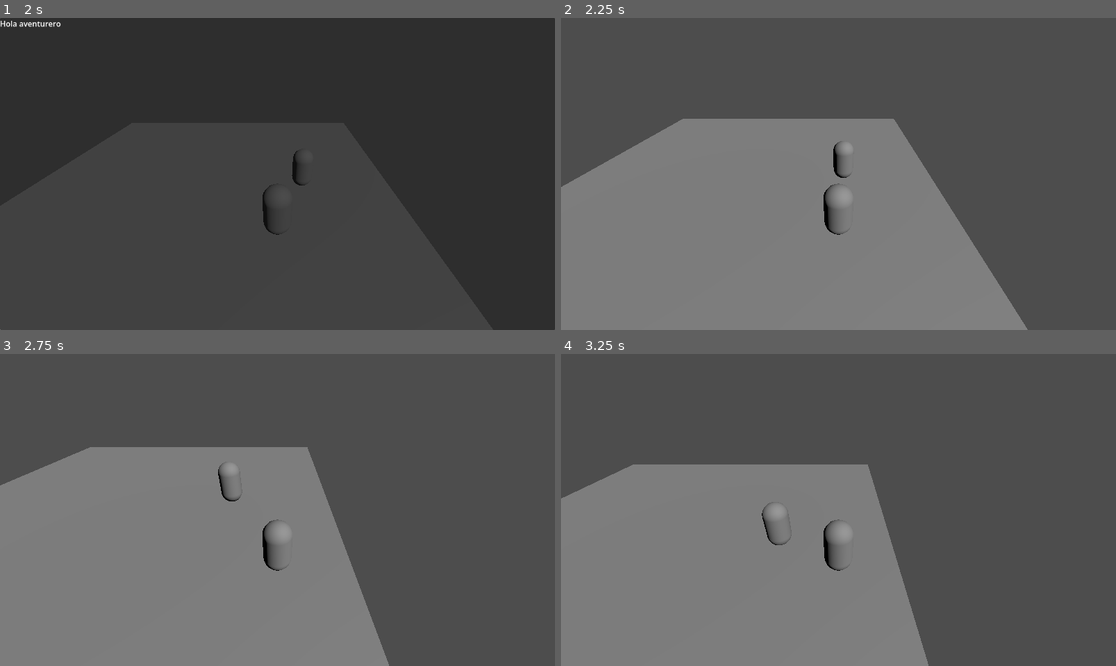
Above: before the commit, frames 1-4 (two rows, left to right).
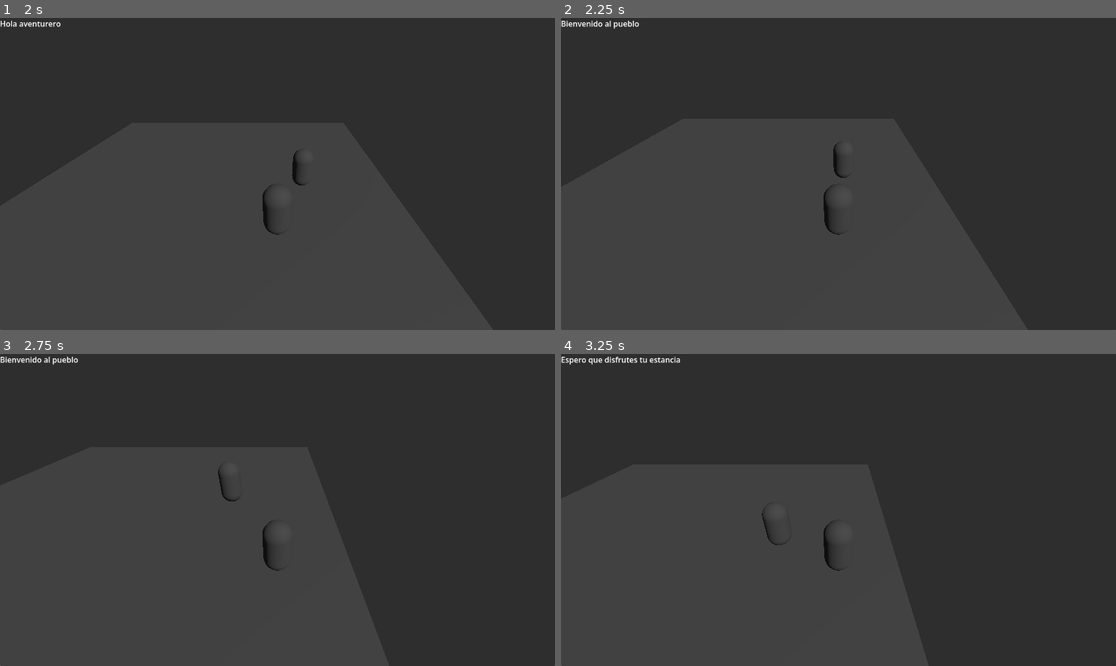
Above: after the commit, the same moments.

Repository: horangelmillan/godot_proyect
Game: Godot game, scene res://Main.tscn
Same seed, same stepped clock (60 frames per second), same inputs: the game is played once before the commit and once after it.
Inputs:
- Up to frame 1 (2 s): tap Enter (ui_accept) at 0.5, 0.77, 1.52 s; hold Right (ui_right) 0.53-1.28 s; tap E (interact) at 0.6, 1.35 s; hold Down (ui_down) from 1.28 s (still down)
- Up to frame 2 (2.25 s): release Down (ui_down) at 2.03 s; hold Right (ui_right) from 2.03 s (still down); tap E (interact) at 2.1 s
- Up to frame 3 (2.75 s): keep holding Right (ui_right)
- Up to frame 4 (3.25 s): release Right (ui_right) at 2.78 s; hold Up (ui_up) from 2.78 s (still down); tap E (interact) at 2.85 s; tap Enter (ui_accept) at 3.02 s

Frame 1 is identical in both runs. In frame 2, 100% of the frame differs, in the area x 0-100%, y 0-100%; in frame 3, 100%; in frame 4, 100%.

Commit message:
NPC array dialogue

Diff:
--- a/nuevo-proyecto-de-juego/npc.gd
+++ b/nuevo-proyecto-de-juego/npc.gd
@@ -1,8 +1,14 @@
 extends CharacterBody3D
+
+var dialogue = [
+	"Hola aventurero",
+	"Bienvenido al pueblo",
+	"Espero que disfrutes tu estancia"
+]
 
 func interact():
 
 	var ui = get_tree().get_first_node_in_group("ui")
 
 	if ui:
-		ui.show_dialogue("Hola aventurero")
+		ui.start_dialogue(dialogue)
--- a/nuevo-proyecto-de-juego/player.gd
+++ b/nuevo-proyecto-de-juego/player.gd
@@ -9,7 +9,7 @@
 	var ui = get_tree().get_first_node_in_group("ui")
 
 	if ui and ui.is_dialogue_open():
-		ui.hide_dialogue()
+		ui.next_dialogue()
 	else:
 		try_interact()
 
--- a/nuevo-proyecto-de-juego/ui.gd
+++ b/nuevo-proyecto-de-juego/ui.gd
@@ -3,6 +3,8 @@
 @onready var dialogue_box = $DialogueBox
 @onready var dialogue_text = $DialogueBox/DialogueText
 var dialogue_open = false
+var dialogue_lines = []
+var current_line = 0
 
 func show_dialogue(text):
 
@@ -25,3 +27,20 @@
 
 	if dialogue_open:
 		hide_dialogue()
+
+func start_dialogue(lines):
+
+	dialogue_lines = lines
+	current_line = 0
+
+	show_dialogue(dialogue_lines[current_line])
+
+func next_dialogue():
+
+	current_line += 1
+
+	if current_line >= dialogue_lines.size():
+		hide_dialogue()
+		return
+
+	show_dialogue(dialogue_lines[current_line])
